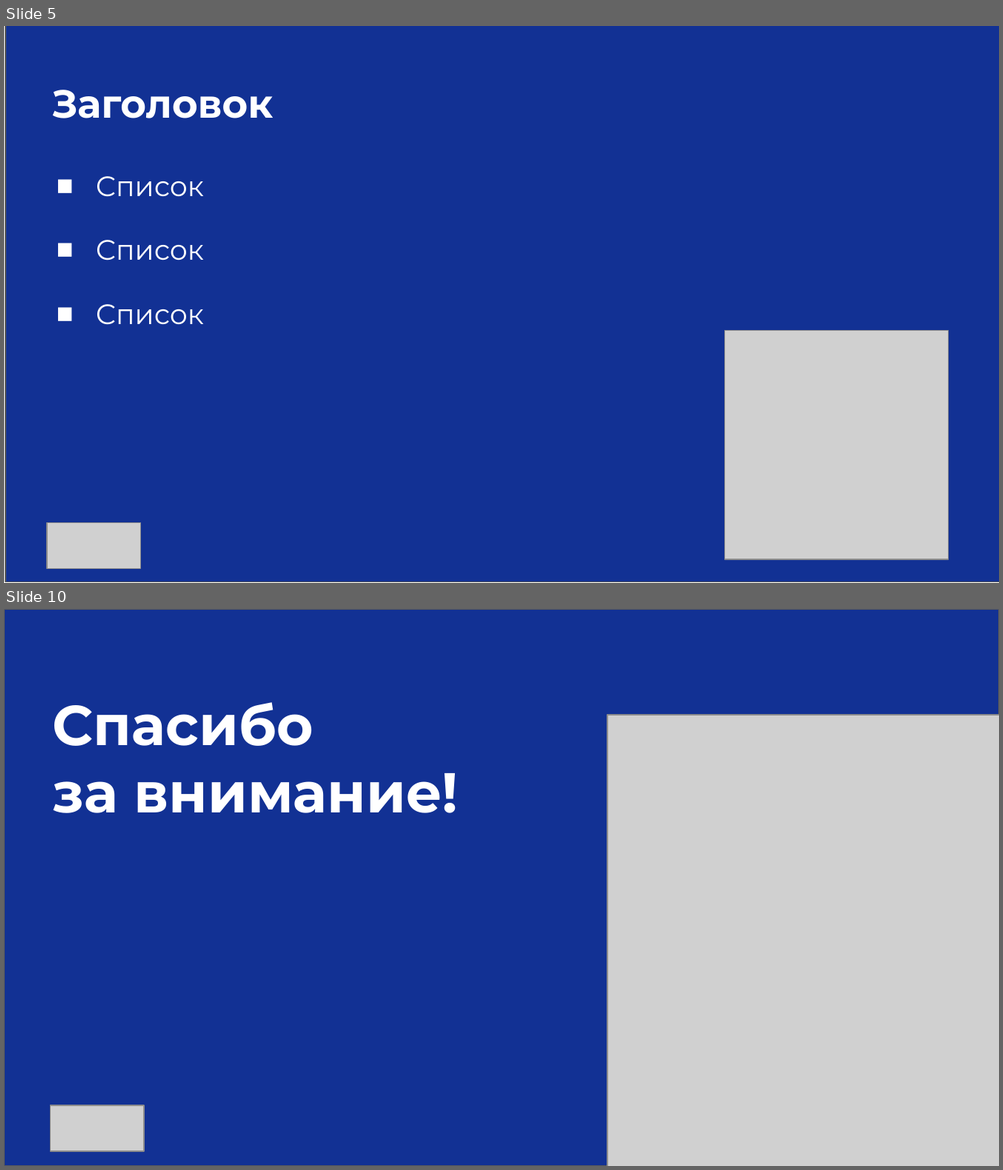
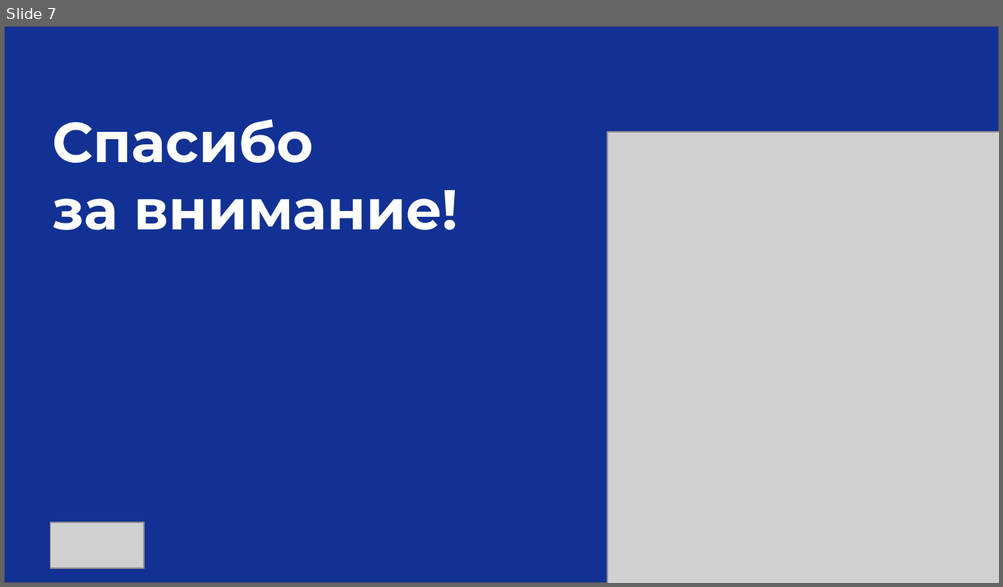
Before and after one commit to katePPkate/Project_Practicum_2025, a slide deck: Checkpoint3_team 20_Ваганов_Валова_Волык.pptx. Shown one above the other, each under a label of ours: slides 5 and 10 before the commit, slide 7 after it; the slides between them are not shown. The pictures are 1003x1170 and 1003x587 pixels, drawn with LibreOffice and Linux fonts; fonts in the diff are those of the drawing; grey boxes stand for pictures. Boxes give left, top, right and bottom in pixels: in the first picture for what was removed or moved away, otherwise in the second. Text is boxed around its words. In the diff, an @@ line names an element or a change of style, - is before the commit and + after.

```diff
--- a/Checkpoint3_team 20_Ваганов_Валова_Волык.pptx
+++ b/Checkpoint3_team 20_Ваганов_Валова_Волык.pptx
@@ slide 5 removed at [4, 26, 999, 583], background #FFFFFF @@
@@ rectangle removed at [5, 26, 999, 582] @@
@@ text removed at [52, 90, 273, 118] @@
-Заголовок
@@ text removed at [96, 176, 204, 325] @@
-■ Список
-■ Список
-■ Список
@@ picture removed at [725, 330, 948, 559] @@
@@ picture removed at [48, 523, 142, 568] @@
@@ what was slide 10 is now slide 7 @@
```
Also in this commit, not shown: 1 slide changed, 5 slides added, 7 other slides removed, 3 other files.
